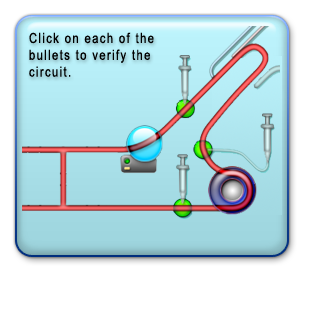
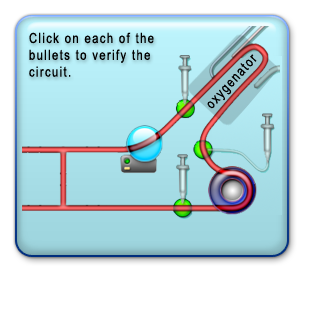
Two versions of the same layered image (w=320, h=320). Layer-by-layer changes:
added layer "oxygenator" above "Layer 2" over (207, 54, 257, 109)
added layer "Layer 2" (16%) above "Click on each of the bullets" over (188, 34, 279, 126)
